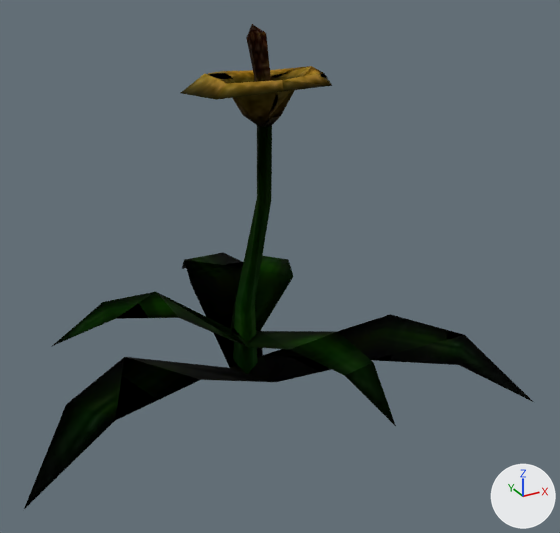
An edit to the glTF model assets/models/ITPL_SPEED_HERB_01.glb, drawn before and after from the same camera.
The view is the same before and after, from a 50 mm camera at (-0.423, -0.852, 0.568) aimed at (0.032, -0.024, 0.155). Every picture has the same lights, and +X, +Y and +Z are marked at lower right. Vertices at the same position are counted once.
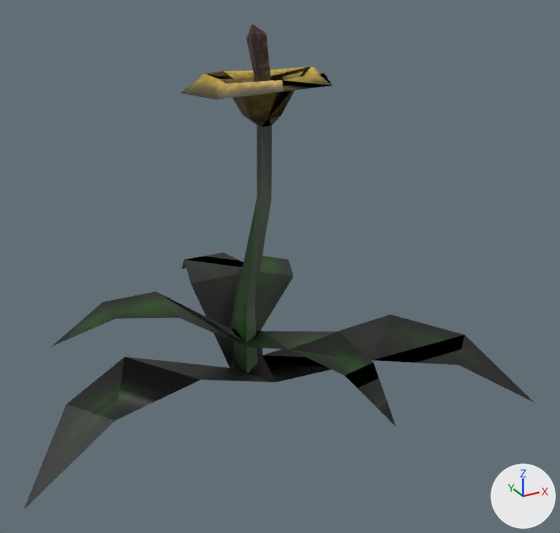
Boxes [x1, y1, x2, y2] around the edits, measured in the pictures (560 x 533 px):
'Mesh', surface changed, shading changed: [24, 24, 533, 509] in both
part 1 of me_mesh, shading changed: [181, 74, 283, 99] in both
part 2 of me_mesh, shading changed: [233, 302, 247, 374] in both
part 3 of me_mesh, shading changed: [67, 357, 125, 420] in both
part 4 of me_mesh, shading changed: [116, 292, 179, 319] in both

Patch to the scene script:
```diff
--- a/assets/models/ITPL_SPEED_HERB_01.glb.py
+++ b/assets/models/ITPL_SPEED_HERB_01.glb.py
@@ img_itfood_1 @@
+img_itfood_1 = load_image('ItFood', '_unpacked/ItFood', 256, 256, 'sRGB')
@@ mat_itfood @@
 mat_itfood = principled_material('ITFOOD')
-mat_itfood.texture = img_itfood
-mat_itfood.metallic = 1.0
-mat_itfood.roughness = 1.0
+mat_itfood.texture = img_itfood_1
@@ me_mesh @@
 me_mesh.from_pydata(...)  # 83 vertices, 117 faces; spans x -0.347..0.279, y -0.262..0.359, z -0.005..0.459
 # used by ob_mesh; location = (0.0, 0.0, 0.0)
+# me_mesh part 1: 4 of the faces centred in x -0.05..0.038, y -0.059..0.029, z 0.347..0.402 are now shaded flat
+# me_mesh part 2: 2 of the faces centred in x -0.017..-0.016, y -0.007..0.005, z 0.033..0.065 are now shaded flat
+# me_mesh part 3: 1 of the faces centred in x -0.231, y -0.071, z 0.067 are now shaded flat
+# me_mesh part 4: 1 of the faces centred in x -0.138, y 0.01, z 0.118 are now shaded flat
 me_mesh.materials.append(mat_itfood)
```
